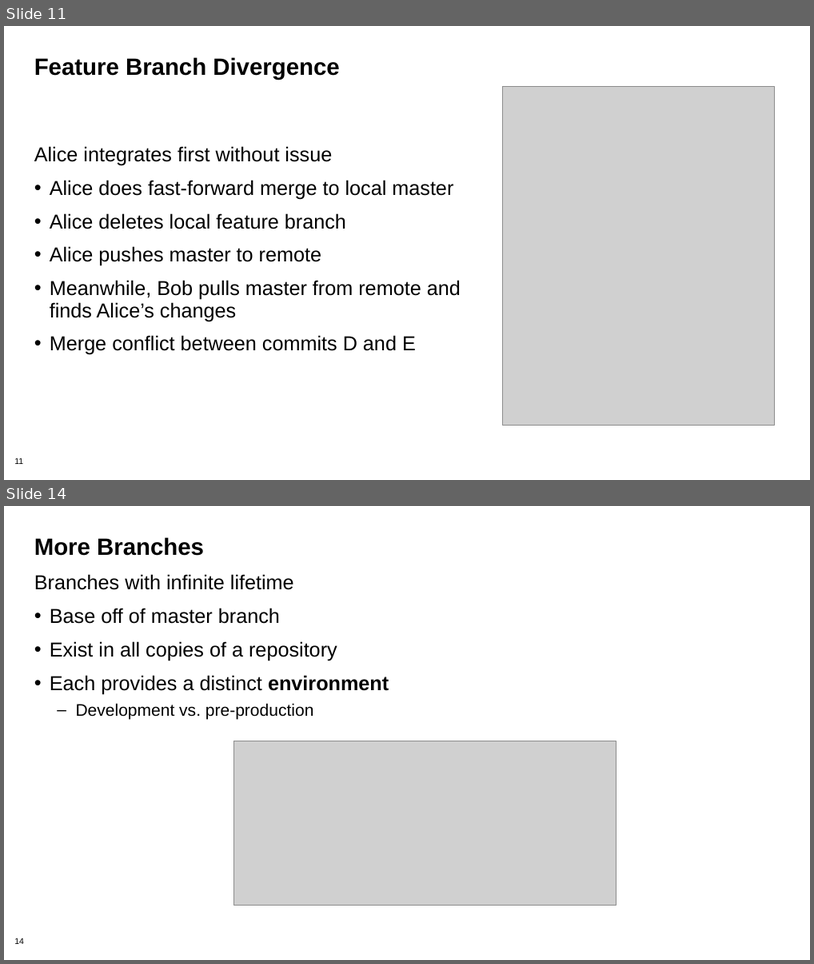
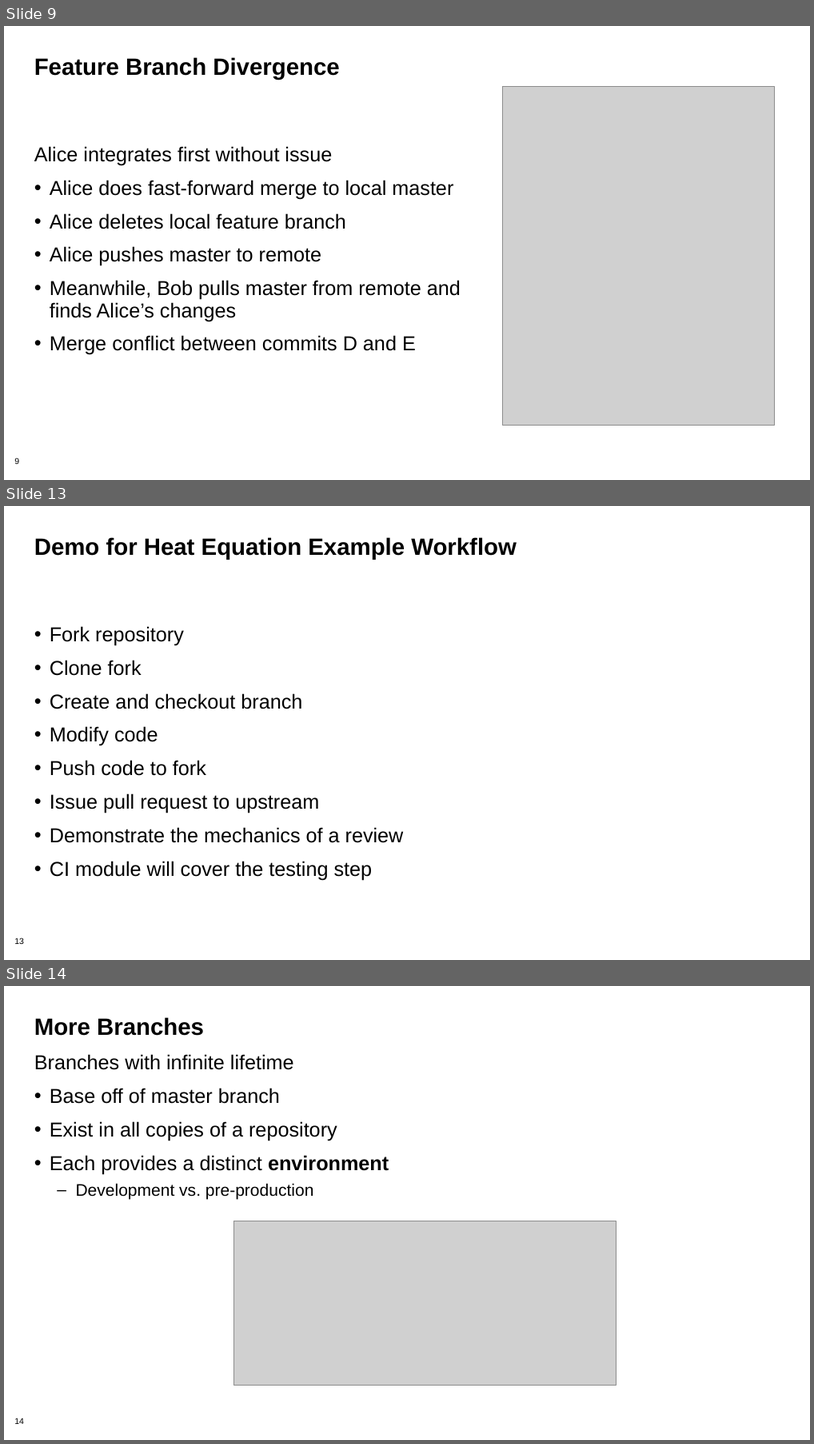
Before and after one commit to betterscientificsoftware/bssw-tutorial, a slide deck: presentations/03-gitworkflows.pptx. Shown one above the other, each under a label of ours: slides 11 and 14 before the commit, slides 9, 13 and 14 after it; the slides between them are not shown. The pictures are 814x964 and 814x1444 pixels, drawn with LibreOffice and Linux fonts; fonts in the diff are those of the drawing; grey boxes stand for pictures; background and template pictures are left out. Boxes give left, top, right and bottom in pixels: in the first picture for what was removed or moved away, otherwise in the second. Text is boxed around its words. In the diff, an @@ line names an element or a change of style, - is before the commit and + after.

Commit message:
Added forks and heat equation example content.

```diff
--- a/presentations/03-gitworkflows.pptx
+++ b/presentations/03-gitworkflows.pptx
@@ slide 13 added at (4, 506, 810, 960), background #FFFFFF; not listed: 1 template element that a slide beside it also shows @@
@@ title added at (34, 537, 517, 560), 28 pt, text #000000, bold @@
+Demo for Heat Equation Example Workflow
@@ text added at (50, 626, 404, 880), 24 pt, text #000000 @@
+• Fork repository
+• Clone fork
+• Create and checkout branch
+• Modify code
+• Push code to fork
+• Issue pull request to upstream
+• Demonstrate the mechanics of a review
+• CI module will cover the testing step
@@ what was slide 11 is now slide 9 @@
@@ page number at (14, 457, 19, 464): text changed @@
-11
+9
```
Also in this commit, not shown: 2 slides changed, 2 other slides added, 3 slides removed.
